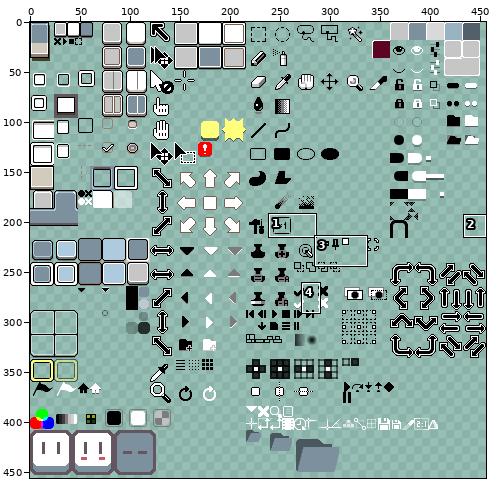
Edited in one commit: sprite sheet (150% Theme/default-150/sheet.png). The picture above shows the old version from afar; the outline marks the close-up.
Close-up. Before:
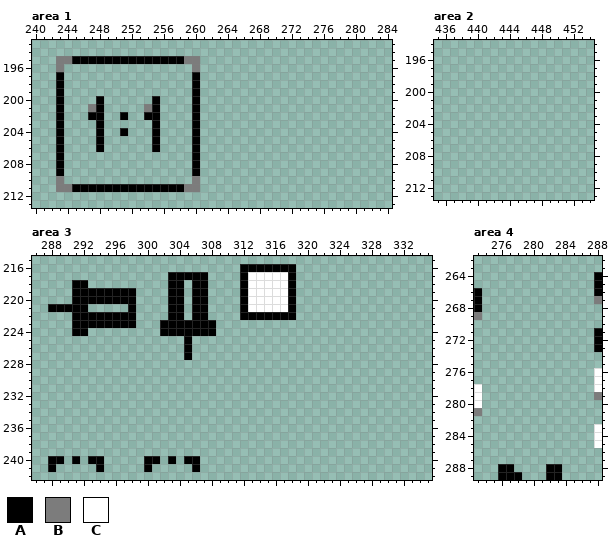
The file is 456x456 pixels. Pixels under 10% opacity are left out. Colours within 5 levels of each other are drawn and written as one. Shown: area 1: x 240..284, y 193..213; area 2: x 435..454, y 194..213; area 3: x 286..335, y 215..242; area 4: x 273..288, y 262..289. The commit also changed other parts of the picture, which this record leaves out.
Palette (. is transparent): A #000000  B #7c7c7c  C #ffffff
Pixels before, area 1, first column x 243:
195 BBAAAAAAAAAAAAAABB
196 B................B
197 A................A
198 A................A
199 A................A
200 A....A......A....A
201 A...BA.....BA....A
202 A...AA..A..AA....A
203 A....A......A....A
204 A....A..A...A....A
205 A....A......A....A
206 A....A......A....A
207 A................A
208 A................A
209 A................A
210 B................B
211 BBAAAAAAAAAAAAAABB
Pixels before, area 3, first column x 288:
216 ........................AAAAAAA
217 ...............AAAAA....ACCCCCA
218 ...AA..........AA.AA....ACCCCCA
219 ...AAAAAAAA....AA.AA....ACCCCCA
220 ...AAAAAAAA....AA.AA....ACCCCCA
221 AAAAA.....A....AA.AA....ACCCCCA
222 ...AAAAAAAA....AA.AA....AAAAAAA
223 ...AAAAAAAA...AAAAAAA..........
224 ...AA.........AAAAAAA..........
225 .................A.............
226 .................A.............
227 .................A.............
228 ...............................
229 ...............................
230 ...............................
231 ...............................
232 ...............................
233 ...............................
234 ...............................
235 ...............................
236 ...............................
237 ...............................
238 ...............................
239 ...............................
240 AA.A.AA.....AA.A.AA............
241 A.....A.....A.....A............
Pixels before, area 4, first column x 273:
264 ...............A
265 ...............A
266 A..............A
267 A..............B
268 A...............
269 B...............
270 ................
271 ...............A
272 ...............A
273 ...............A
274 ................
275 ................
276 ...............C
277 ...............C
278 C..............C
279 C..............B
280 C...............
281 B...............
282 ................
283 ...............C
284 ...............C
285 ...............C
286 ................
287 ................
288 ...AA....AA.....
289 ...AAA...AA.....
Now the later version:
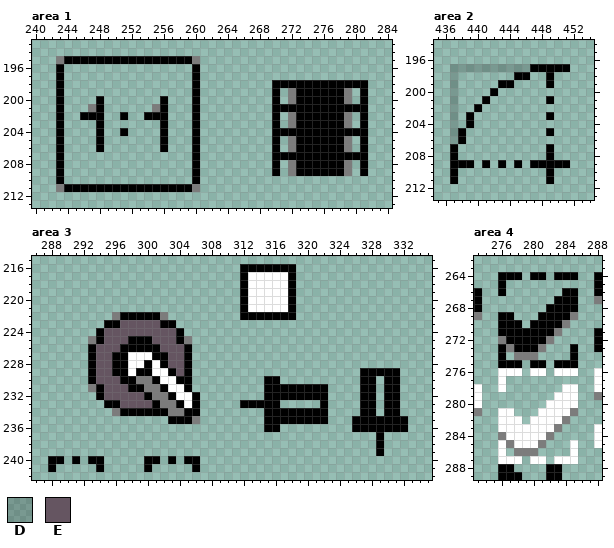
Colours new in this view: D #00000032  E #655561
Difference:
Area 1:
y 195: x 244 B -> A; x 259 B -> A
y 196: x 243 B -> A; x 260 B -> A
y 198: x 270..281 ............ -> AAAAAAAAAAAA
y 199: x 270 . -> A; x 272..279 ........ -> BAAAAAAB; x 281 . -> A
y 200: x 255..256 A. -> .A; x 270 . -> A; x 272..279 ........ -> BAAAAAAB; x 281 . -> A
y 201: x 254..256 BA. -> .BA; x 270..281 ............ -> AAAAAAAAAAAA
y 202: x 246 . -> A; x 256 . -> A; x 270 . -> A; x 272..279 ........ -> BAAAAAAB; x 281 . -> A
y 203: x 255..256 A. -> .A; x 270 . -> A; x 272..279 ........ -> BAAAAAAB; x 281 . -> A
y 204: x 255..256 A. -> .A; x 270..281 ............ -> AAAAAAAAAAAA
y 205..206: x 255..256 A. -> .A; x 270 . -> A; x 272..279 ........ -> BAAAAAAB; x 281 . -> A
y 207: x 270..281 ............ -> AAAAAAAAAAAA
y 208..209: x 270 . -> A; x 272..279 ........ -> BAAAAAAB; x 281 . -> A
y 210: x 243 B -> A; x 260 B -> A
y 211: x 244 B -> A; x 259 B -> A
Area 2:
y 197: x 437..451 ............... -> DDDDDDDDDDAAAAA
y 198: x 437 . -> D; x 445..446 .. -> AA; x 449 . -> A
y 199: x 437 . -> D; x 443..444 .. -> AA; x 449 . -> A
y 200: x 437 . -> D; x 442 . -> A
y 201: x 437 . -> D; x 441 . -> A; x 449 . -> A
y 202: x 437 . -> D; x 440 . -> A
y 203: x 437 . -> D; x 439 . -> A; x 449 . -> A
y 204: x 437 . -> D; x 439 . -> A
y 205: x 437..438 .. -> DA; x 449 . -> A
y 206: x 437..438 .. -> DA
y 207..208: x 437 . -> A; x 449 . -> A
y 209: x 437..439 ... -> AAA; x 441 . -> A; x 443 . -> A; x 445 . -> A; x 447..451 ..... -> AAAAA
y 210..211: x 437 . -> A; x 449 . -> A
Area 3:
y 217: x 303..307 AAAAA -> .....
y 218: x 291..292 AA -> ..; x 303..304 AA -> ..; x 306..307 AA -> ..
y 219..220: x 291..298 AAAAAAAA -> ........; x 303..304 AA -> ..; x 306..307 AA -> ..
y 221: x 288..292 AAAAA -> .....; x 298 A -> .; x 303..304 AA -> ..; x 306..307 AA -> ..
y 222: x 291..296 AAAAAA -> .....B; x 299..304 ....AA -> AAAB..; x 306..307 AA -> ..
y 223: x 291..294 AAAA -> ....; x 297..301 AA... -> EEEEE; x 304..308 AAAAA -> .....
y 224: x 291..292 AA -> ..; x 294..303 ........AA -> AEEEEEEEEE; x 305..308 AAAA -> ....
y 225: x 293..305 ............A -> BAEEEAAAEEEAB
y 226: x 293..304 ............ -> AEEEAAAAAEEE
y 227: x 293..304 ............ -> AEEAACCCAAEE
y 228: x 293..305 ............. -> AEEAACCACAEEA
y 229: x 293..305 ............. -> AEEAACAACCAEA; x 327..331 ..... -> AAAAA
y 230: x 293..305 ............. -> AEEEAABBACCAA; x 315..316 .. -> AA; x 327..328 .. -> AA; x 330..331 .. -> AA
y 231: x 293..305 ............. -> BAEEEAABBACCA; x 315..322 ........ -> AAAAAAAA; x 327..328 .. -> AA; x 330..331 .. -> AA
y 232: x 294..306 ............. -> AEEEEEABBACCA; x 315..322 ........ -> AAAAAAAA; x 327..328 .. -> AA; x 330..331 .. -> AA
y 233: x 295..306 ............ -> AAEEEEABBACA; x 312..316 ..... -> AAAAA; x 322 . -> A; x 327..328 .. -> AA; x 330..331 .. -> AA
y 234: x 296..306 ........... -> BAAAAAABBAA; x 315..322 ........ -> AAAAAAAA; x 327..328 .. -> AA; x 330..331 .. -> AA
y 235: x 303..306 .... -> AAAB; x 315..322 ........ -> AAAAAAAA; x 326..332 ....... -> AAAAAAA
y 236: x 315..316 .. -> AA; x 326..332 ....... -> AAAAAAA
y 237..239: x 329 . -> A
Area 4:
y 264: x 276..278 ... -> AAA; x 280..281 .. -> AA; x 283..285 ... -> AAA
y 265: x 276 . -> A
y 266: x 276 . -> A; x 284..285 .. -> AA
y 267: x 283..285 ... -> AAA
y 268: x 282..285 .... -> AAAA
y 269: x 276..277 .. -> AA; x 281..285 ..... -> AAAAB
y 270: x 276..278 ... -> AAA; x 280..284 ..... -> AAAAB
y 271: x 276..283 ........ -> AAAAAAAB
y 272: x 276..282 ....... -> BAAAAAB
y 273: x 276..281 ...... -> ABAAAB; x 285 . -> A
y 274: x 276 . -> A; x 278..280 ... -> BBB; x 285 . -> A
y 275: x 276..278 ... -> AAA; x 280..281 .. -> AA; x 283..285 ... -> AAA
y 276: x 276..278 ... -> CCC; x 280..281 .. -> CC; x 283..285 ... -> CCC
y 277: x 276 . -> C
y 278: x 276 . -> C; x 284..285 .. -> CC
y 279: x 283..285 ... -> CCC
y 280: x 282..285 .... -> CCCC
y 281: x 276..277 .. -> CC; x 281..285 ..... -> CCCCB
y 282: x 276..278 ... -> CCC; x 280..284 ..... -> CCCCB
y 283: x 276..283 ........ -> CCCCCCCB
y 284: x 276..282 ....... -> BCCCCCB
y 285: x 276..281 ...... -> CBCCCB; x 285 . -> C
y 286: x 276 . -> C; x 278..280 ... -> BBB; x 285 . -> C
y 287: x 276..278 ... -> CCC; x 280..281 .. -> CC; x 283..285 ... -> CCC
